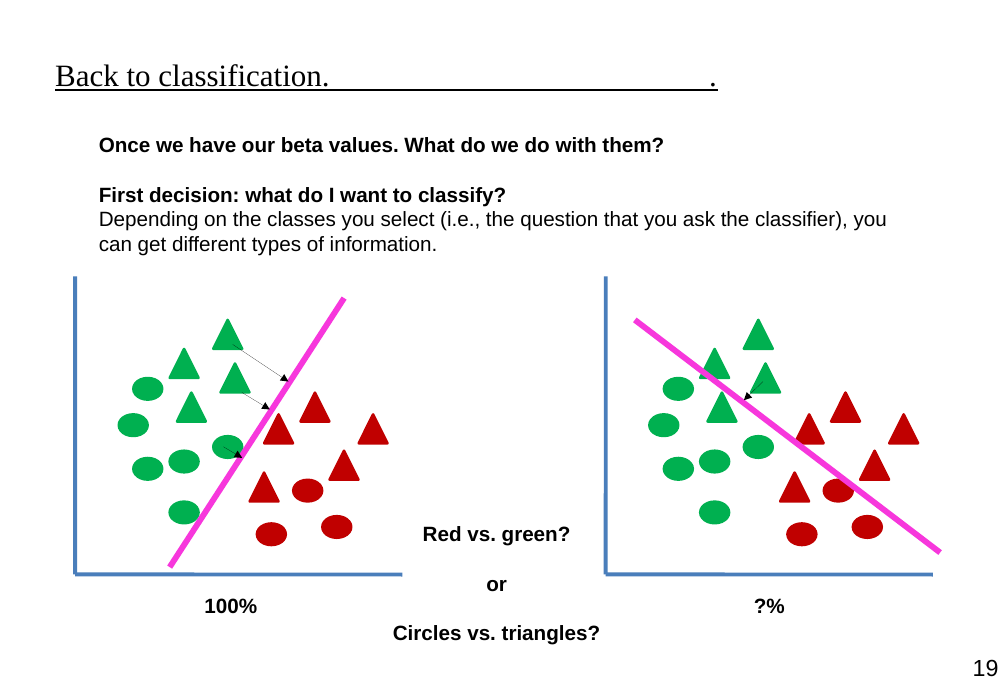
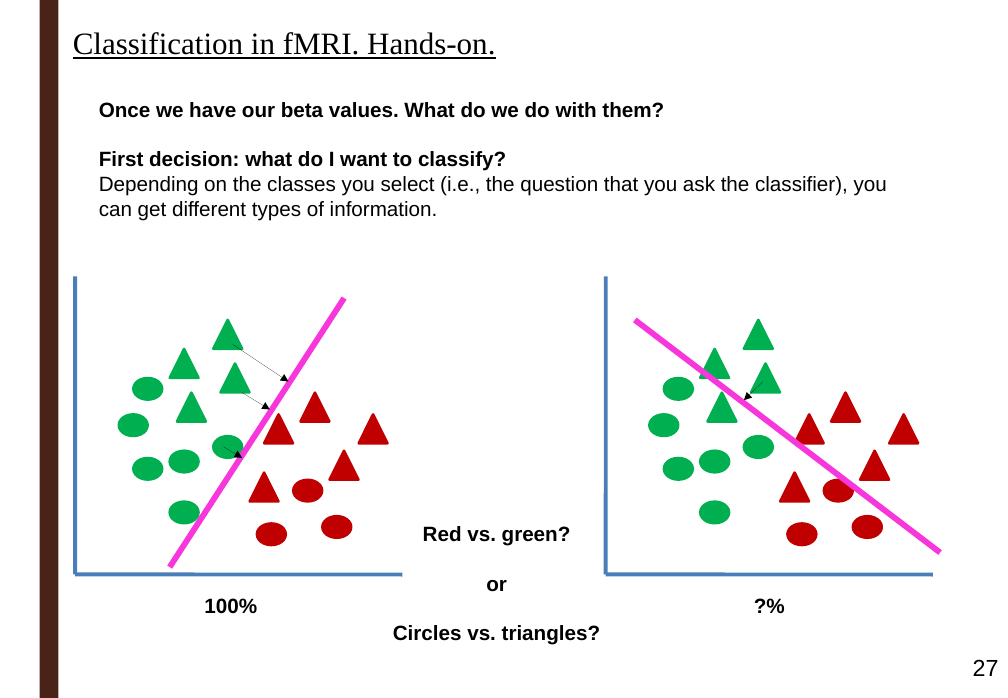
Before and after one commit to ortiztud/fmri_analysis_intro, a slide deck: slide 27 of slides/slides_session-5.pptx (slide 19 before the commit). Drawn at 1008x698 pixels with LibreOffice and Linux fonts; fonts in the diff are those of the drawing; background and template pictures are left out. Boxes give left, top, right and bottom in pixels: in the first picture for what was removed or moved away, otherwise in the second. Text is boxed around its words. In the diff, an @@ line names an element or a change of style, - is before the commit and + after.

```diff
--- a/slides/slides_session-5.pptx
+++ b/slides/slides_session-5.pptx
@@ rectangle added at bbox=[39, 0, 58, 698], fill #4A2318 @@
@@ text added at bbox=[73, 32, 495, 59], 24 pt, text #000000, underline @@
+Classification in fMRI. Hands-on.
@@ text removed at bbox=[55, 64, 329, 91] @@
-Back to classification. .
@@ text "Once we have our beta ...": place and size @@
-text "Once we have our beta ..." at bbox=[99, 137, 887, 256]
+text "Once we have our beta ..." at bbox=[99, 102, 887, 221]
@@ page number at bbox=[973, 659, 999, 676]: text changed @@
-19
+27
```
Also in this commit, not shown: 19 other slides changed, 15 slides added, 7 slides removed, 1 other file.
